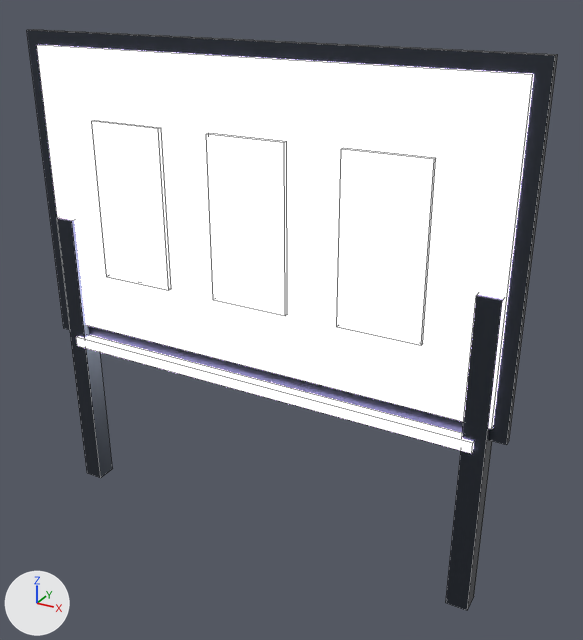
The Blender file assets/source/prop_holo_billboard.blend, before and after one commit.
One viewpoint serves both versions: a camera (50 mm lens) standing at (2.83, -4.61, 4.24) and looking at (0.24, 0.12, 1.87). The axes (+X, +Y, +Z) are drawn at lower left. The lights are the same throughout. The older version comes first. Mesh edges are drawn as thin lines.

Names of what the first picture shows: 'prop_holo_billboard'.
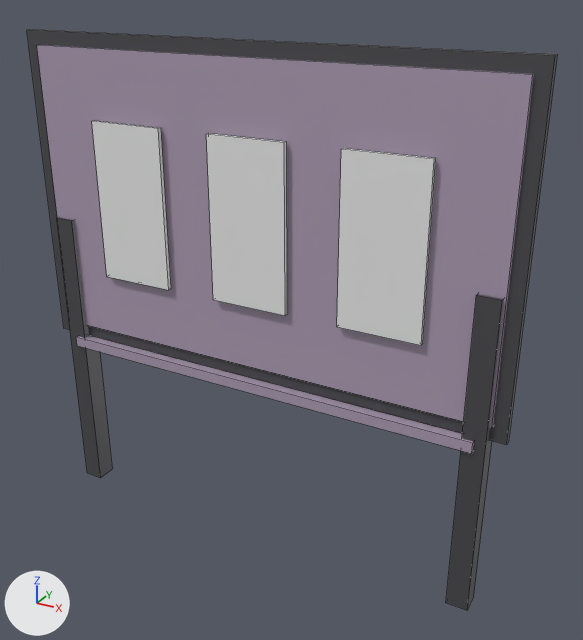
Location of each change, (x1, y1, x2, y2) in pixels of the pictures (583 x 640 px):
'prop_holo_billboard', recoloured, surface changed (white to grey): (27, 29, 558, 610) in both

The edits, one by one:
Material 'ns_trim' (mat_ns_trim) changes colour from greyish blue #454b55 to dark grey #555559; in linear values from (0.06, 0.07, 0.09) to (0.09, 0.09, 0.1).
In material 'ns_trim' (mat_ns_trim), metallic goes from 0.85 to 0.3.
In material 'ns_trim' (mat_ns_trim), roughness goes from 0.28 to 0.44.
Material 'ns_energy_violet' (mat_ns_energy_violet) changes colour from purple #bca0ed to grey #ad9eb5; in linear values from (0.5, 0.35, 0.85) to (0.42, 0.34, 0.46).
In material 'ns_energy_violet' (mat_ns_energy_violet), emission_color is no longer (0.78, 0.63, 1.0), purple #e5d0ff.
In material 'ns_energy_violet' (mat_ns_energy_violet), emission_strength is no longer 5.0.
In material 'ns_energy_white' (mat_ns_energy_white), emission_strength is no longer 7.0.
